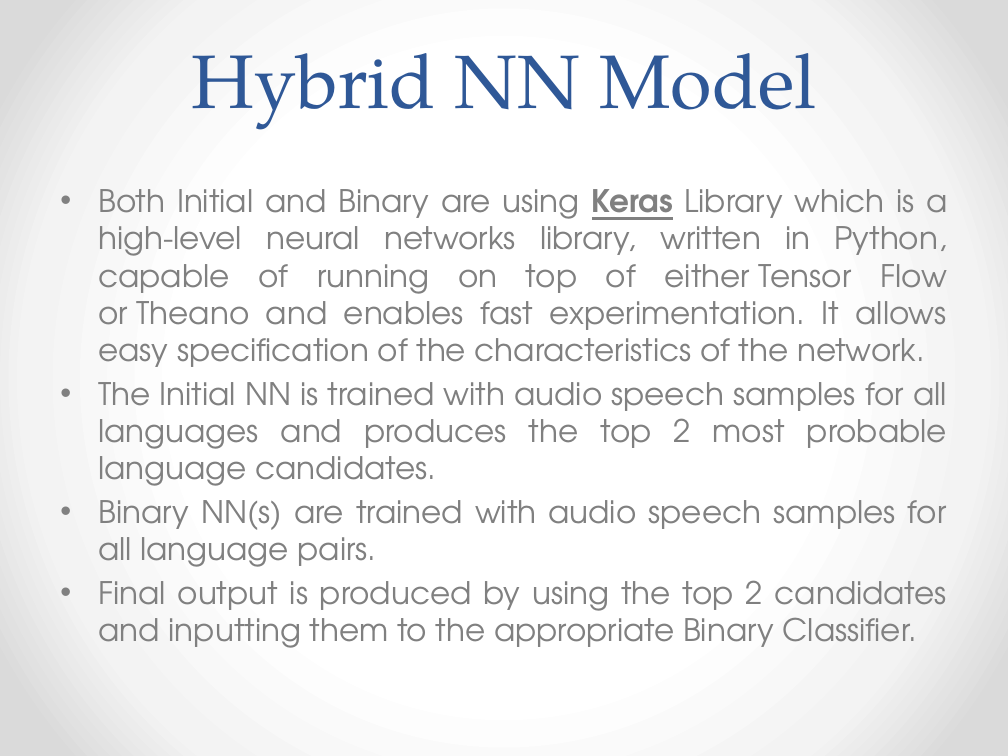
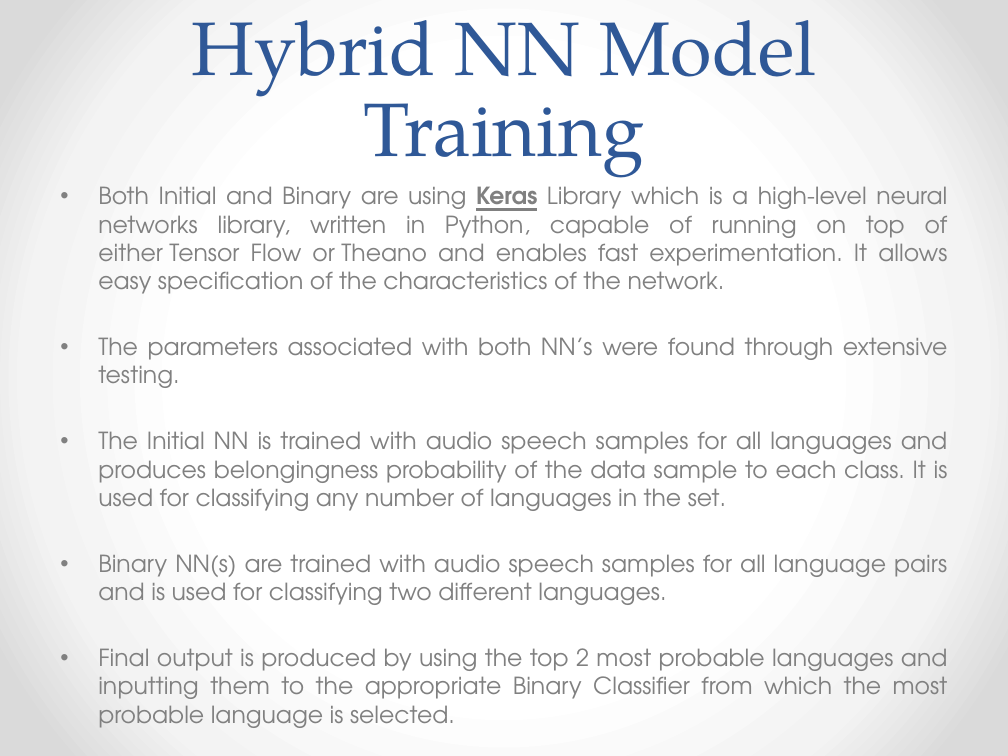
Before and after one commit to AudioExtractors/LanguageDetection, a slide deck: slide 13 of Docs/Presentation.pptx (slide 14 before the commit). Drawn at 1008x756 pixels with LibreOffice and Linux fonts; fonts in the diff are those of the drawing. Boxes give left, top, right and bottom in pixels: in the first picture for what was removed or moved away, otherwise in the second. Text is boxed around its words. In the diff, an @@ line names an element or a change of style, - is before the commit and + after.

Commit message:
Change 06:35pm

```diff
--- a/Docs/Presentation.pptx
+++ b/Docs/Presentation.pptx
@@ title at bbox=[191, 20, 816, 178]: text changed @@
-Hybrid NN Model
+Hybrid NN Model Training
@@ text at bbox=[98, 186, 948, 294]: size 22.2 to 16.8 pt in "Both Initial and Binary are using Keras ..."; less space between paragraphs @@
@@ text at bbox=[98, 337, 948, 728]: text changed; size 22.2 to 16.8 pt @@
-• The Initial NN is trained with audio speech samples for all languages and produces the top 2 most probable language candidates.
-• Binary NN(s) are trained with audio speech samples for all language pairs.
-• Final output is produced by using the top 2 candidates and inputting them to the appropriate Binary Classifier.
+• The parameters associated with both NN’s were found through extensive testing.
+• The Initial NN is trained with audio speech samples for all languages and produces belongingness probability of the data sample to each class. It is used for classifying any number of languages in the set.
+• Binary NN(s) are trained with audio speech samples for all language pairs and is used for classifying two different languages.
+• Final output is produced by using the top 2 most probable languages and inputting them to the appropriate Binary Classifier from which the most probable language is selected.
```
Also in this commit, not shown: 6 other slides changed, 1 slide removed.
